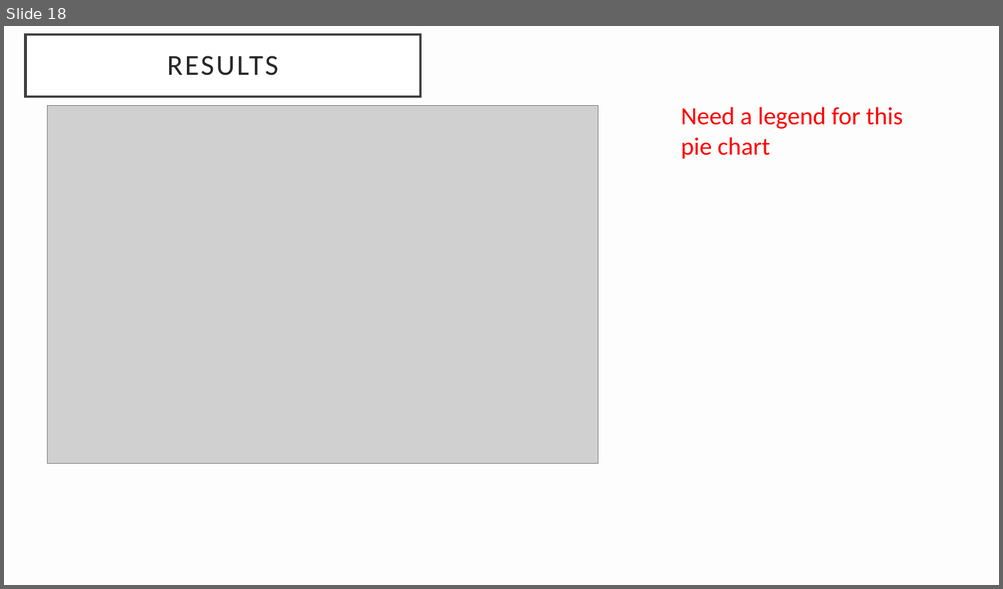
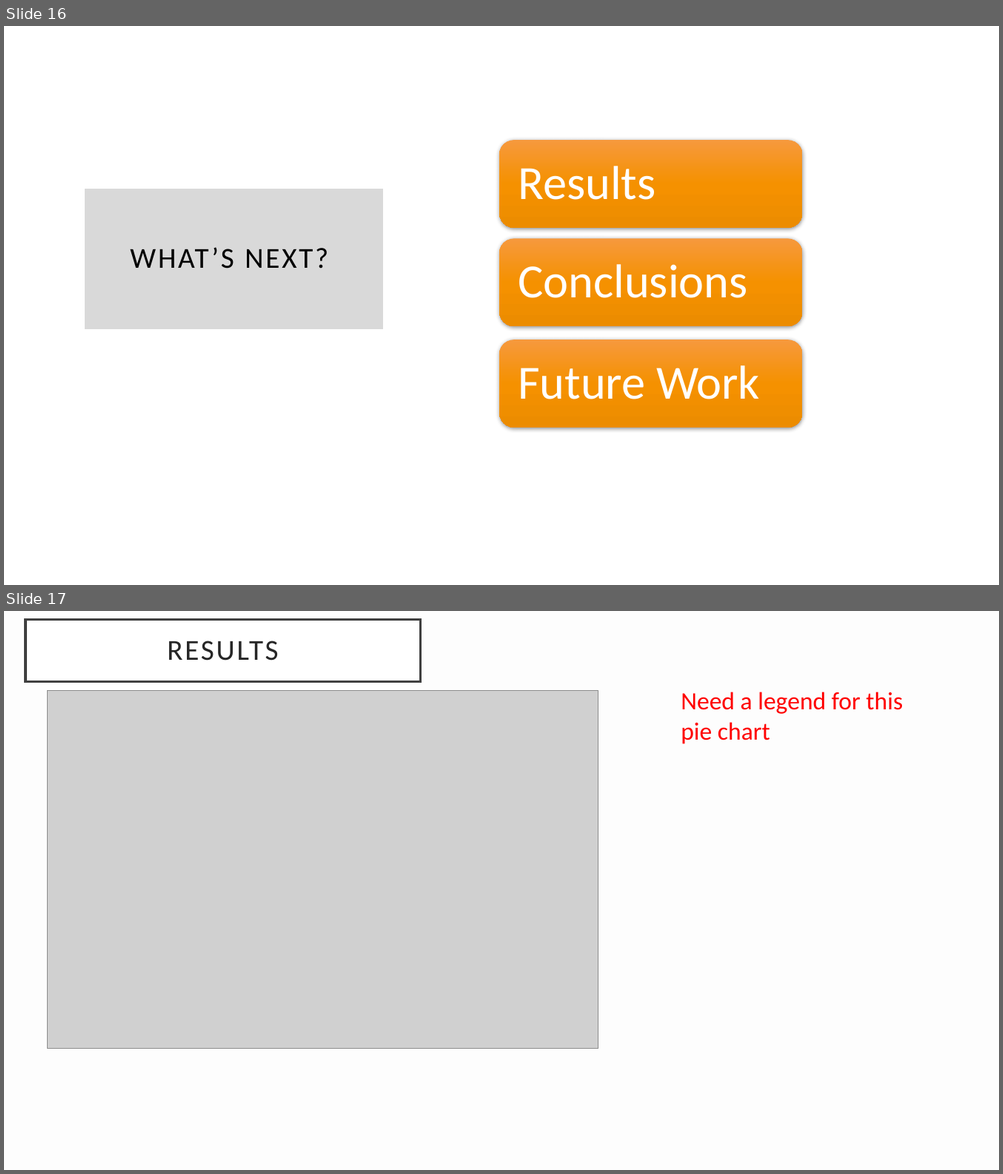
Before and after one commit to shrawantee/Project-Analysis-of-Violent-Crime-in-LA, a slide deck: Presentation/LACity Crime-Final Slides.pptx. Shown one above the other, each under a label of ours: slide 18 before the commit, slides 16 and 17 after it. The pictures are 1003x589 and 1003x1174 pixels, drawn with LibreOffice and Linux fonts; fonts in the diff are those of the drawing; grey boxes stand for pictures. Boxes give left, top, right and bottom in pixels: in the first picture for what was removed or moved away, otherwise in the second. Text is boxed around its words. In the diff, an @@ line names an element or a change of style, - is before the commit and + after.

```diff
--- a/Presentation/LACity Crime-Final Slides.pptx
+++ b/Presentation/LACity Crime-Final Slides.pptx
@@ slide 16 added at [4,26,999,585], background #FFFFFF @@
@@ title added at [84,187,384,330], fill #000000 at 15% opacity, outline #FFFFFF 2.5 pt, 28 pt, text #000000 @@
+WHAT’S NEXT?
@@ group added at [499,140,802,428]: 3 rounded rectangles, 3 texts @@
+Results
+Conclusions
+Future Work
@@ what was slide 18 is now slide 17 @@
```
Also in this commit, not shown: 6 slides changed, 2 slides removed.
